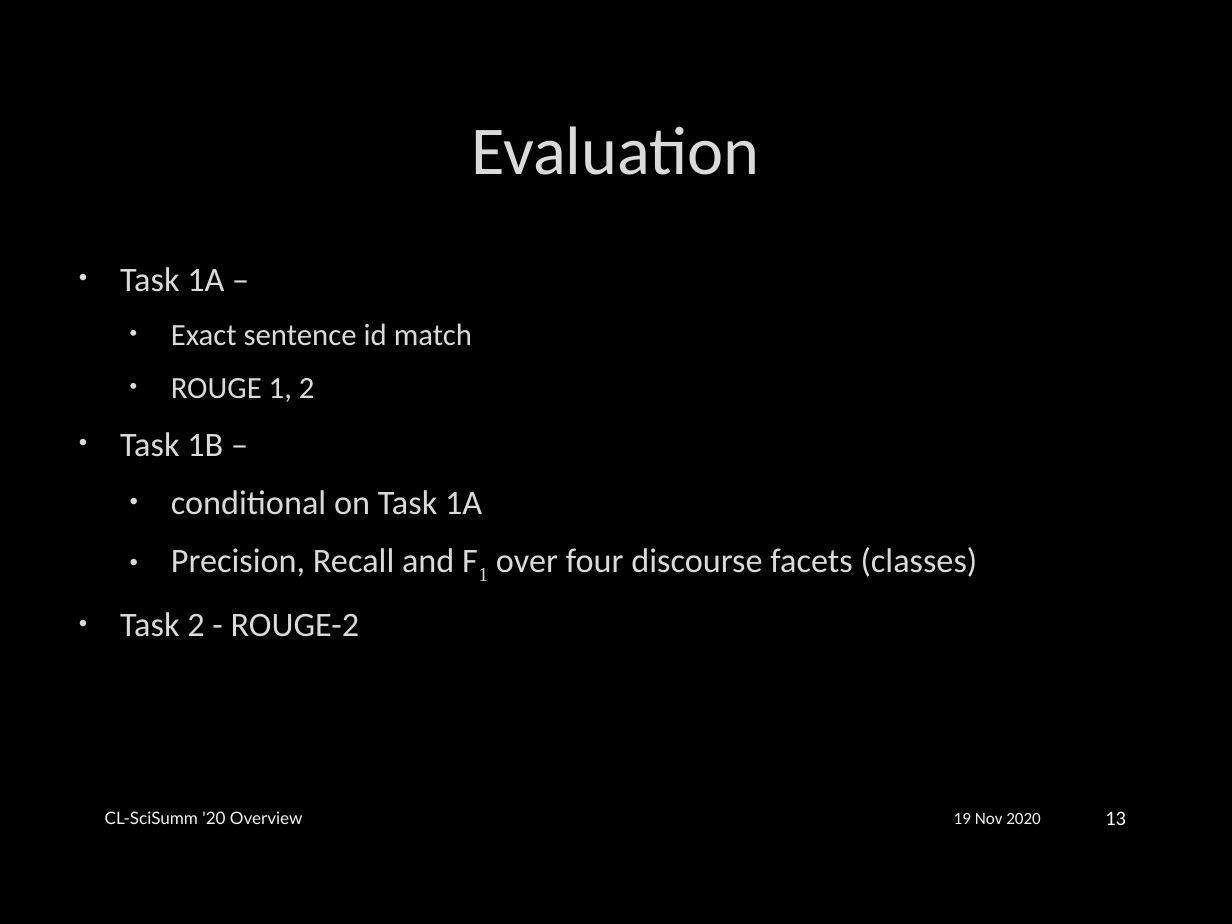
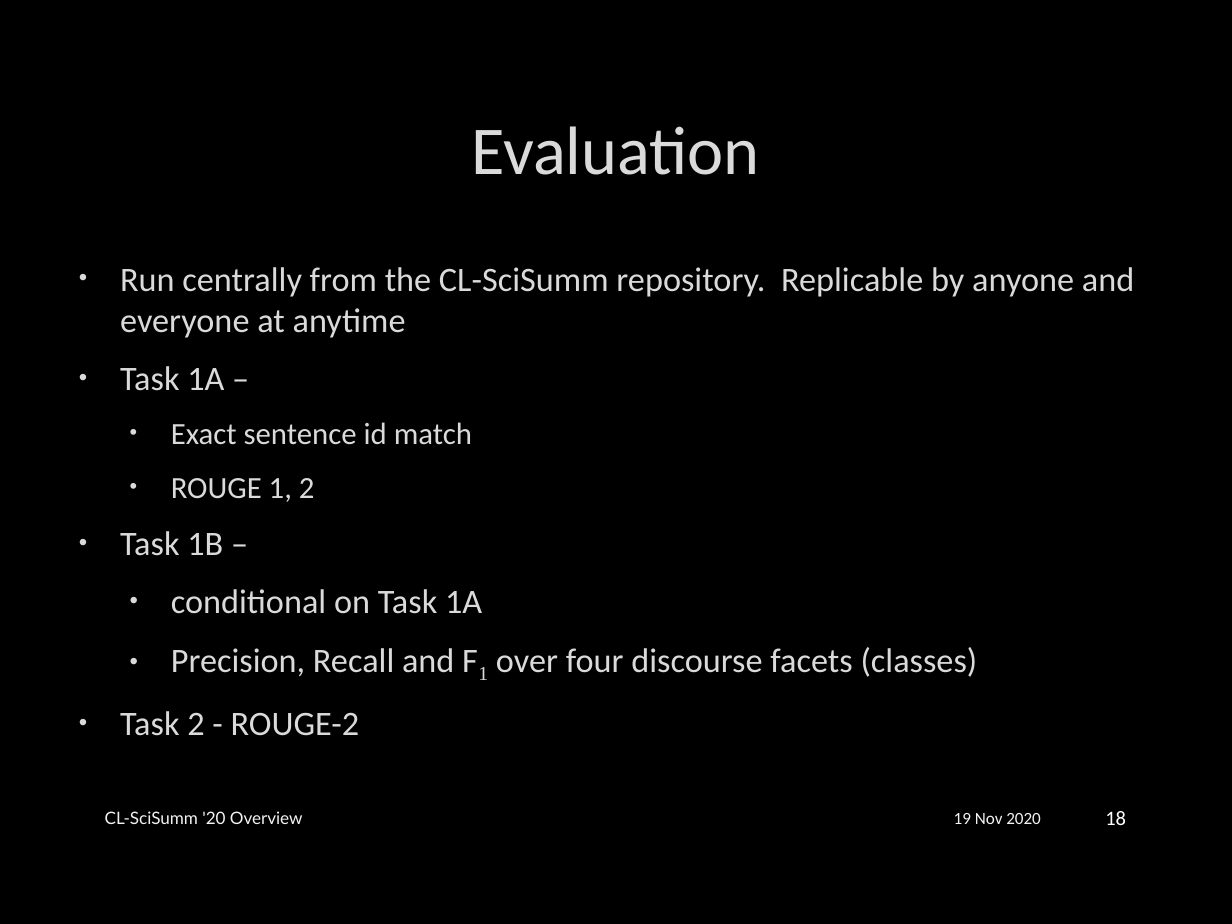
Before and after one commit to WING-NUS/scisumm-corpus, a slide deck: slide 18 of publications/CL-SciSumm2020/CL-SciSumm2020_slidedeck.pptx (slide 13 before the commit). Drawn at 1232x924 pixels with LibreOffice and Linux fonts; fonts in the diff are those of the drawing; background and template pictures are left out. Boxes give left, top, right and bottom in pixels: in the first picture for what was removed or moved away, otherwise in the second. Text is boxed around its words. In the diff, an @@ line names an element or a change of style, - is before the commit and + after.

```diff
--- a/publications/CL-SciSumm2020/CL-SciSumm2020_slidedeck.pptx
+++ b/publications/CL-SciSumm2020/CL-SciSumm2020_slidedeck.pptx
@@ text at (x1=120, y1=267, x2=1134, y2=338): paragraph added @@
+• Run centrally from the CL-SciSumm repository. Replicable by anyone and everyone at anytime
@@ page number at (x1=1105, y1=811, x2=1126, y2=825): text changed @@
-13
+18
```
Also in this commit, not shown: 16 other slides changed, 6 slides added.
